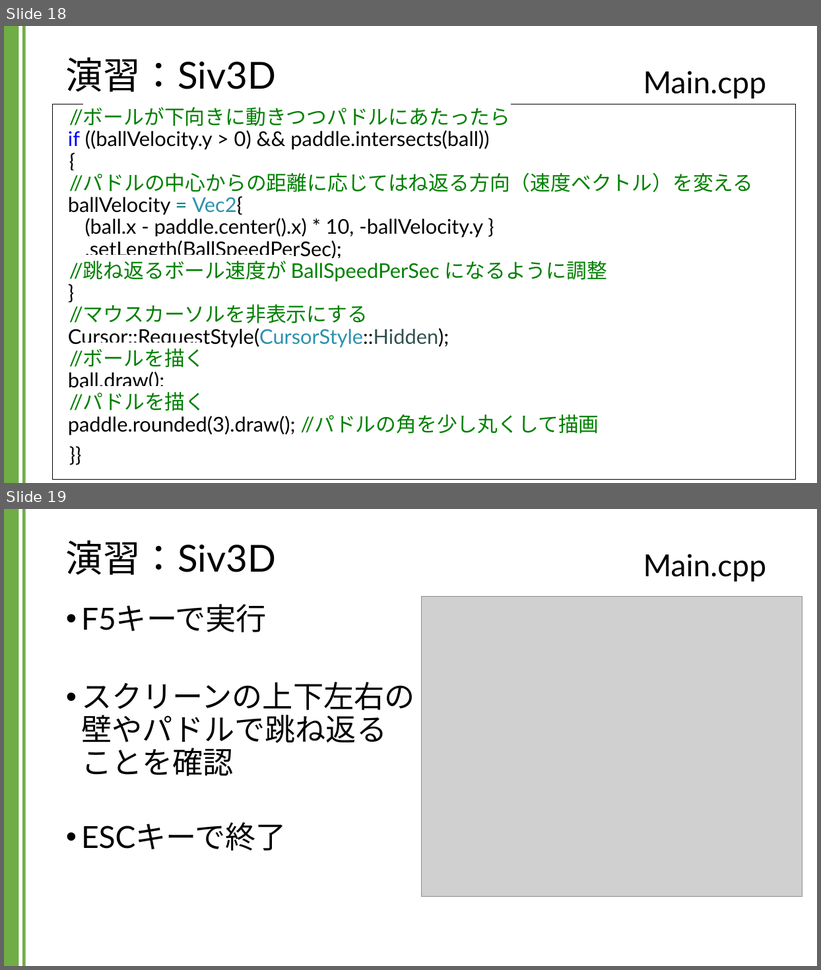
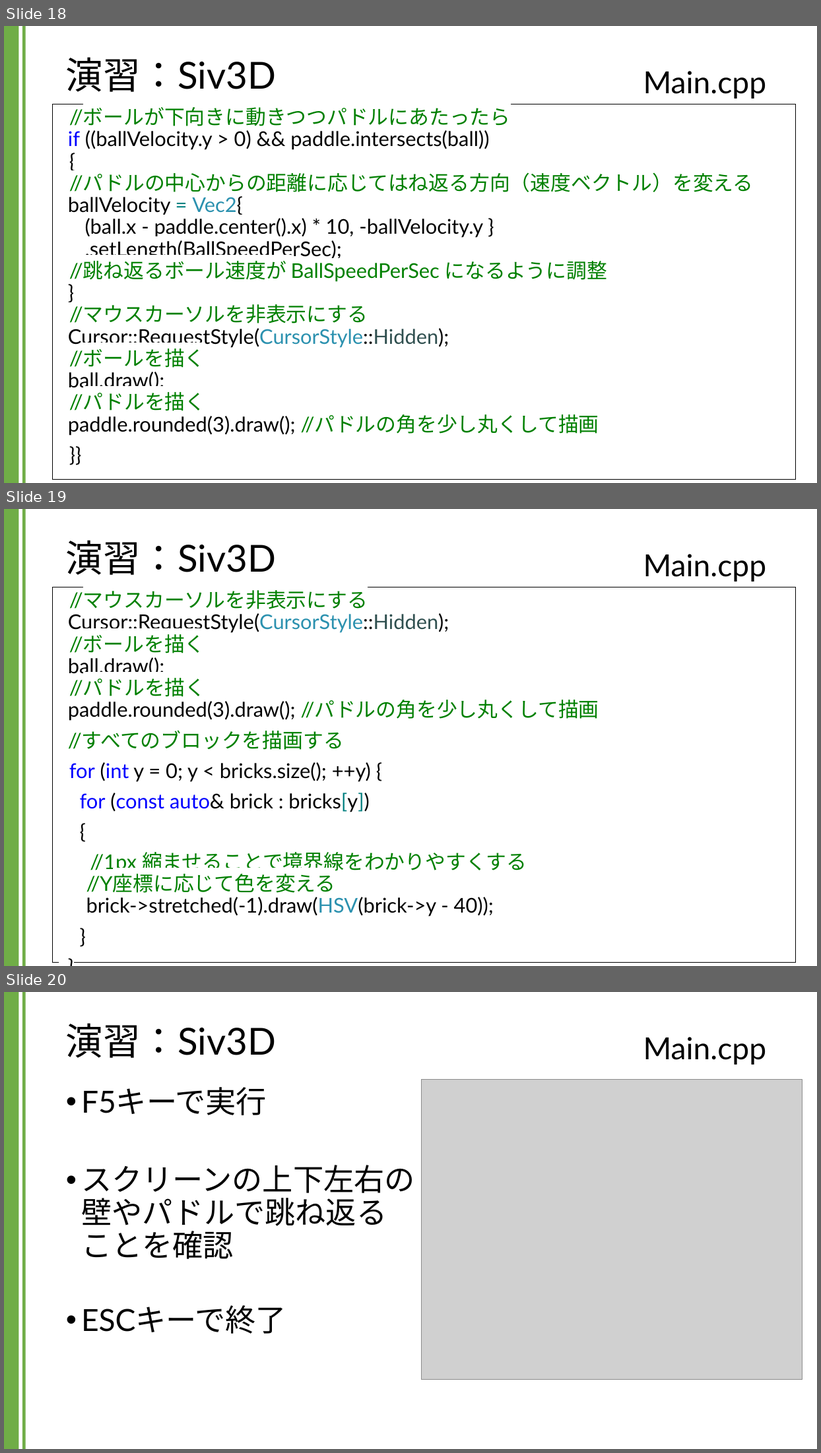
Before and after one commit to kic-murata/cpp2024, a slide deck: 授業資料/演習課題：Siv3D.pptx. Shown one above the other, each under a label of ours: slides 18 and 19 before the commit, slides 18, 19 and 20 after it. The pictures are 821x970 and 821x1453 pixels, drawn with LibreOffice and Linux fonts; fonts in the diff are those of the drawing; grey boxes stand for pictures; background and template pictures are left out. Boxes give left, top, right and bottom in pixels: in the first picture for what was removed or moved away, otherwise in the second. Text is boxed around its words. In the diff, an @@ line names an element or a change of style, - is before the commit and + after.

```diff
--- a/授業資料/演習課題：Siv3D.pptx
+++ b/授業資料/演習課題：Siv3D.pptx
@@ slide 19 added at <box>4,509,817,966</box>, background #FFFFFF; not listed: 2 template elements that a slide beside it also shows @@
@@ title added at <box>66,540,276,575</box>, 44 pt, text #000000 @@
+演習：Siv3D
@@ text added at <box>644,554,767,582</box>, 36 pt, text #000000 @@
+Main.cpp
@@ rectangle added at <box>53,587,796,962</box>, fill #FFFFFF, outline #000000 0.75 pt, 24 pt, text #000000 @@
+//マウスカーソルを非表示にする
+Cursor::RequestStyle(CursorStyle::Hidden);
+//ボールを描く
+ball.draw();
+//パドルを描く
+paddle.rounded(3).draw(); //パドルの角を少し丸くして描画
+//すべてのブロックを描画する
+for (int y = 0; y < bricks.size(); ++y) {
+for (const auto& brick : bricks[y])
+{
+//1px 縮ませることで境界線をわかりやすくする
+//Y座標に応じて色を変える
+brick->stretched(-1).draw(HSV(brick->y - 40));
+}
+}
@@ what was slide 19 is now slide 20 @@
```
Also in this commit, not shown: 1 slide changed, 5 other slides added, 1 other file.
